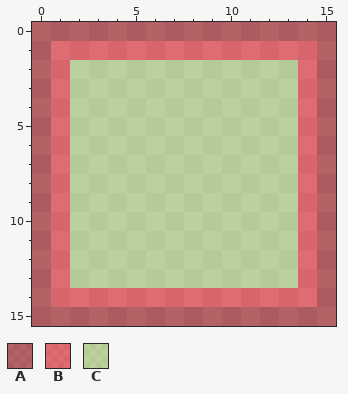
A pixel-art sprite gets an edit: sprites/sHitbox/8775fbe3-0700-410a-88e0-4e88a913a219.png. The picture above is the old version.
The file is 16x16 pixels.
Palette (. is transparent): A #9e0b0f8c  B #ee1c248c  C #acd4738c
Pixels before, first column x 0:
 0 AAAAAAAAAAAAAAAA
 1 ABBBBBBBBBBBBBBA
 2 ABCCCCCCCCCCCCBA
 3 ABCCCCCCCCCCCCBA
 4 ABCCCCCCCCCCCCBA
 5 ABCCCCCCCCCCCCBA
 6 ABCCCCCCCCCCCCBA
 7 ABCCCCCCCCCCCCBA
 8 ABCCCCCCCCCCCCBA
 9 ABCCCCCCCCCCCCBA
10 ABCCCCCCCCCCCCBA
11 ABCCCCCCCCCCCCBA
12 ABCCCCCCCCCCCCBA
13 ABCCCCCCCCCCCCBA
14 ABBBBBBBBBBBBBBA
15 AAAAAAAAAAAAAAAA
After:
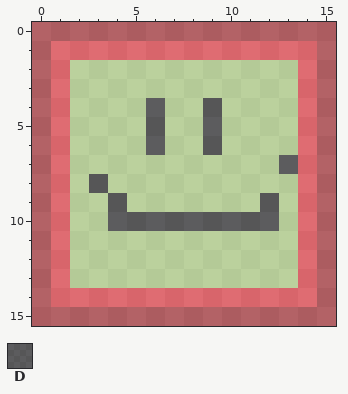
Colours new in this view: D #0000008c
What changed:
Changed rows in their new state; - is an unchanged pixel.
first column x 3:
 4 ---D--D----
 5 ---D--D----
 6 ---D--D----
 7 ----------D
 8 D----------
 9 -D-------D-
10 -DDDDDDDDD-
Boxes around the changes in both pictures, in picture pixels (x1, y1, x2, y2):
changed: (89, 98, 298, 231)
